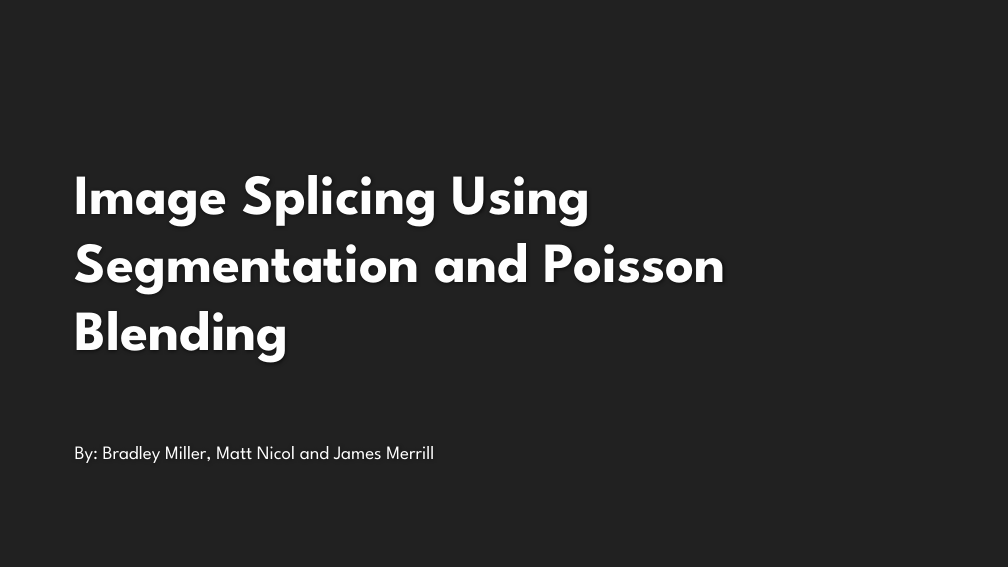
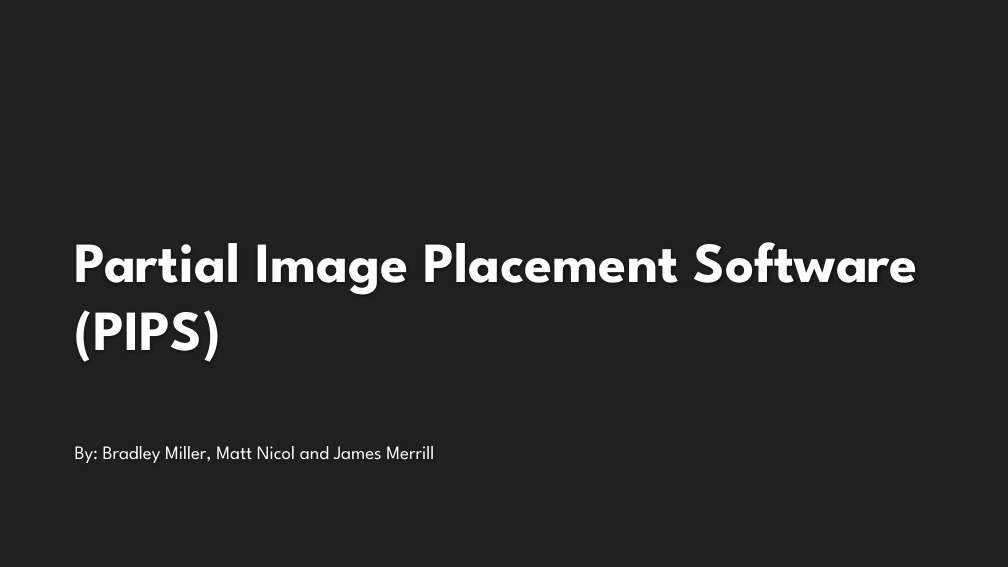
Before and after one commit to mnicol/CS534FinalProject, a slide deck: slide 1 of 534_pres.pptx. Drawn at 1008x567 pixels with LibreOffice and Linux fonts; fonts in the diff are those of the drawing; background and template pictures are left out. Boxes give left, top, right and bottom in pixels: in the first picture for what was removed or moved away, otherwise in the second. Text is boxed around its words. In the diff, an @@ line names an element or a change of style, - is before the commit and + after.

Commit message:
Adding last slide

```diff
--- a/534_pres.pptx
+++ b/534_pres.pptx
@@ title at (75, 242, 918, 362): text changed @@
-Image Splicing Using Segmentation and Poisson Blending
+Partial Image Placement Software (PIPS)
```
Also in this commit, not shown: 1 slide added, 1 slide removed.
